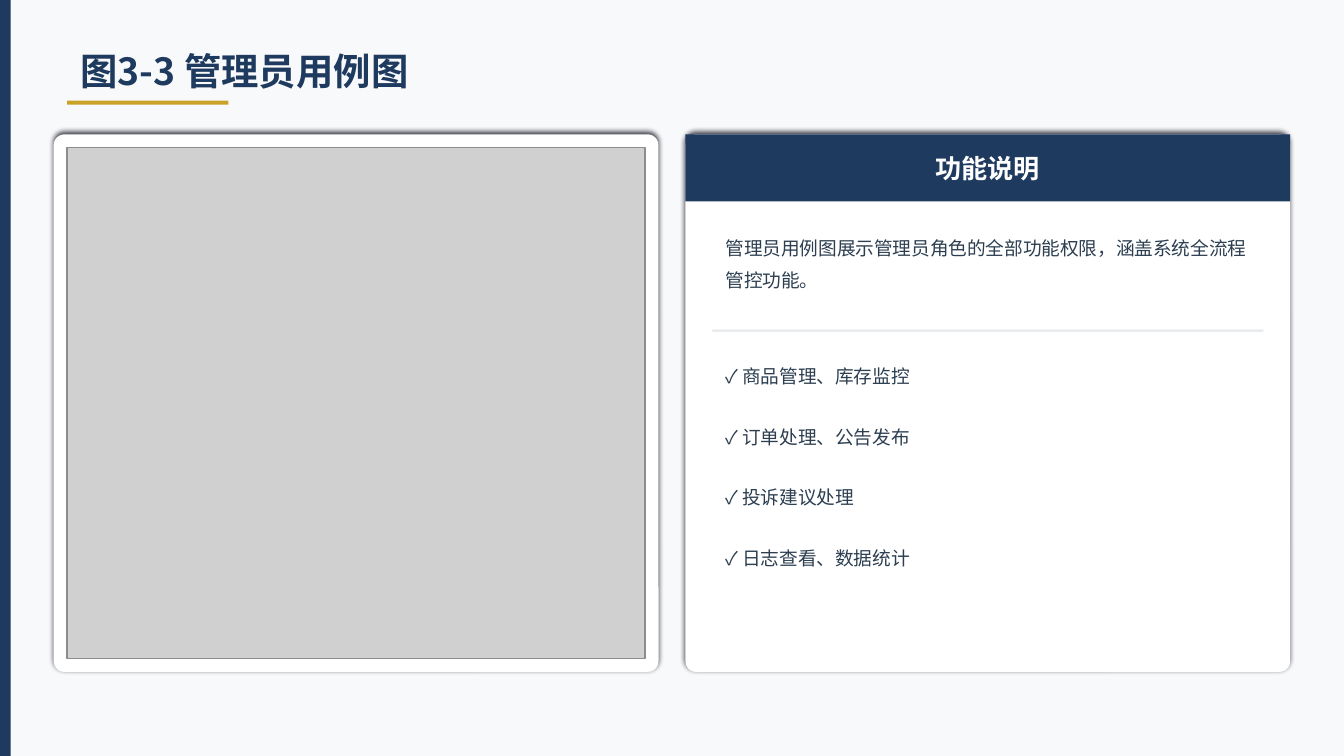
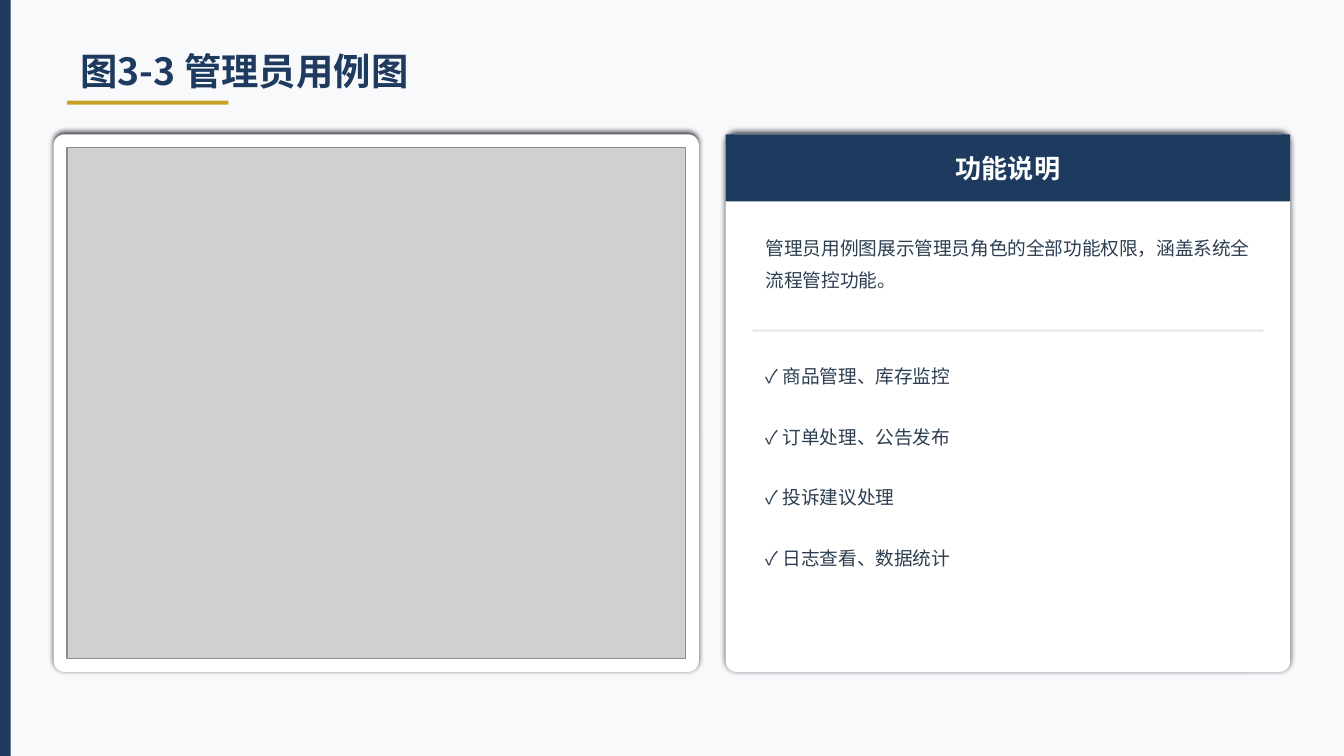
Before and after one commit to lvolk555/Trea--warehouse-, a slide deck: slide 12 of 生鲜超市综合管理系统_毕业答辩PPT.pptx. Drawn at 1344x756 pixels with LibreOffice and Linux fonts; fonts in the diff are those of the drawing; grey boxes stand for pictures. Boxes give left, top, right and bottom in pixels: in the first picture for what was removed or moved away, otherwise in the second. Text is boxed around its words. In the diff, an @@ line names an element or a change of style, - is before the commit and + after.

Commit message:
优化系统实现部分布局 - 交替左右布局

```diff
--- a/生鲜超市综合管理系统_毕业答辩PPT.pptx
+++ b/生鲜超市综合管理系统_毕业答辩PPT.pptx
@@ rounded rectangle: place and size @@
-rounded rectangle at bbox=[54, 134, 659, 672]
+rounded rectangle at bbox=[54, 134, 699, 672]
@@ picture: place and size @@
-picture at bbox=[67, 148, 645, 659]
+picture at bbox=[67, 148, 685, 659]
@@ text "功能说明": place and size @@
-text "功能说明" at bbox=[935, 156, 1040, 181]
+text "功能说明" at bbox=[956, 156, 1061, 181]
@@ rounded rectangle: place and size @@
-rounded rectangle at bbox=[685, 134, 1290, 672]
+rounded rectangle at bbox=[726, 134, 1290, 672]
@@ rectangle: place and size @@
-rectangle at bbox=[685, 134, 1290, 202]
+rectangle at bbox=[726, 134, 1290, 202]
@@ text "管理员用例图展示管理员角色的全部功能权限，涵盖系统全流程管控功能。" rewrapped from bbox=[725, 239, 1246, 289] to bbox=[766, 239, 1250, 289] @@
@@ rectangle: place and size @@
-rectangle at bbox=[712, 329, 1263, 332]
+rectangle at bbox=[753, 329, 1263, 332]
@@ text "✓ 商品管理、库存监控": place and size @@
-text "✓ 商品管理、库存监控" at bbox=[742, 367, 910, 385]
+text "✓ 商品管理、库存监控" at bbox=[783, 367, 951, 385]
@@ text "✓ 订单处理、公告发布": place and size @@
-text "✓ 订单处理、公告发布" at bbox=[742, 428, 910, 446]
+text "✓ 订单处理、公告发布" at bbox=[783, 428, 951, 446]
@@ text "✓ 投诉建议处理": place and size @@
-text "✓ 投诉建议处理" at bbox=[742, 488, 854, 506]
+text "✓ 投诉建议处理" at bbox=[783, 488, 895, 506]
@@ text "✓ 日志查看、数据统计": place and size @@
-text "✓ 日志查看、数据统计" at bbox=[742, 549, 910, 567]
+text "✓ 日志查看、数据统计" at bbox=[783, 549, 951, 567]
```
Also in this commit, not shown: 10 other slides changed.
